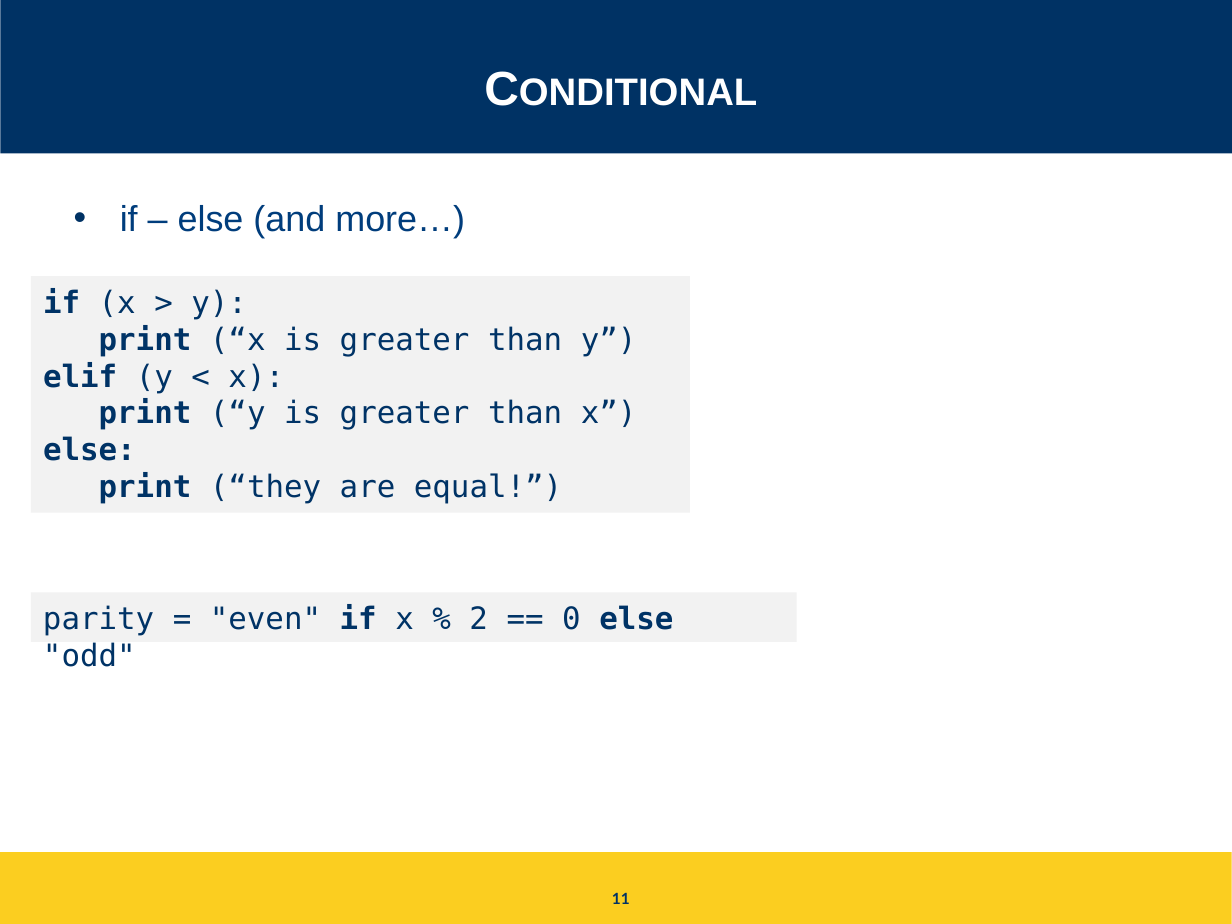
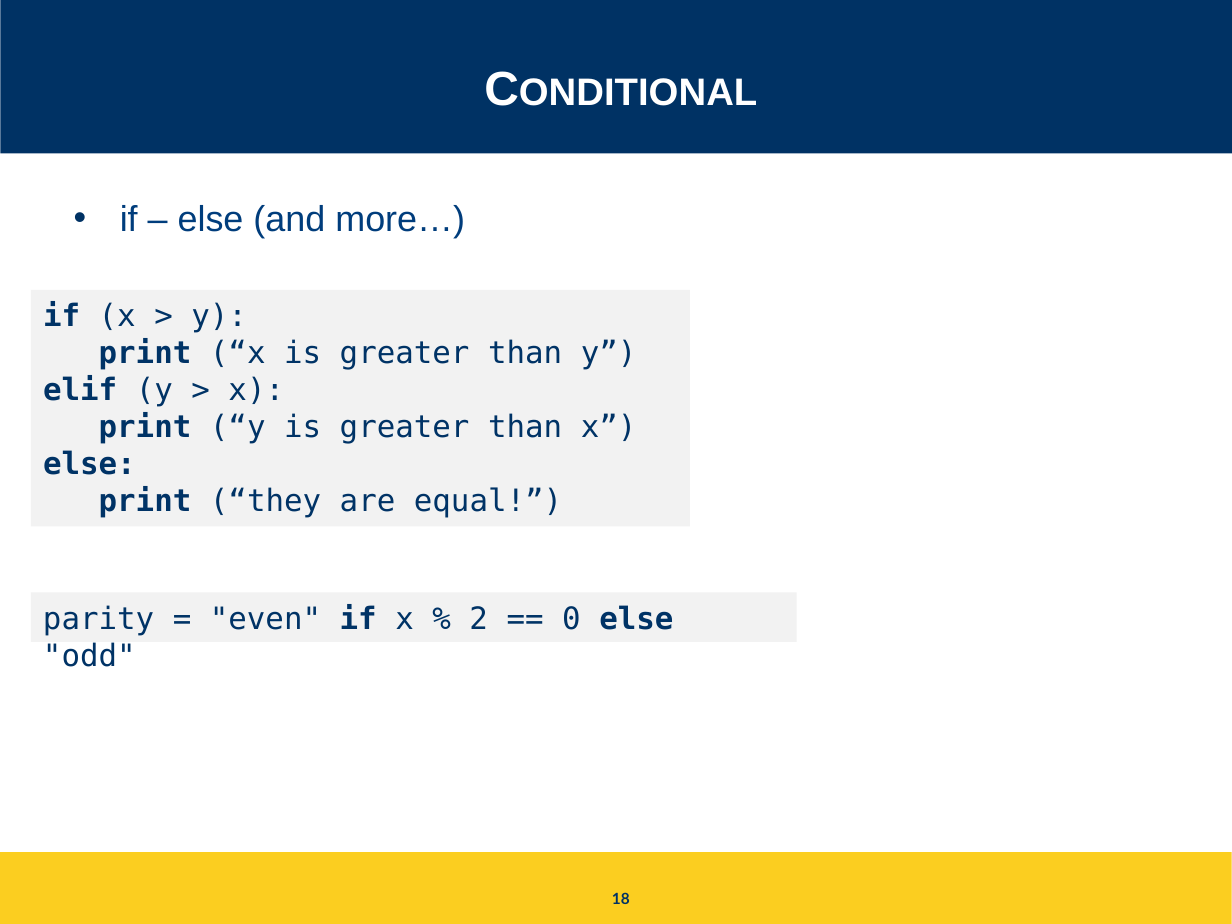
Before and after one commit to igorsteinmacher/INF502-Fall2020, a slide deck: slide 18 of slides/Python_ready_set_go.pptx (slide 11 before the commit). Drawn at 1232x924 pixels with LibreOffice and Linux fonts; fonts in the diff are those of the drawing. Boxes give left, top, right and bottom in pixels: in the first picture for what was removed or moved away, otherwise in the second. Text is boxed around its words. In the diff, an @@ line names an element or a change of style, - is before the commit and + after.

```diff
--- a/slides/Python_ready_set_go.pptx
+++ b/slides/Python_ready_set_go.pptx
@@ rectangle "if (x > y):": place and size @@
-rectangle "if (x > y):" at box(31, 276, 690, 513)
+rectangle "if (x > y):" at box(31, 290, 690, 526)
@@ text in rectangle at box(43, 375, 284, 407): text changed @@
-elif (y < x):
+elif (y > x):
@@ page number at box(612, 892, 630, 904): text changed @@
-11
+18
```
Also in this commit, not shown: 7 slides added, 27 other files.
